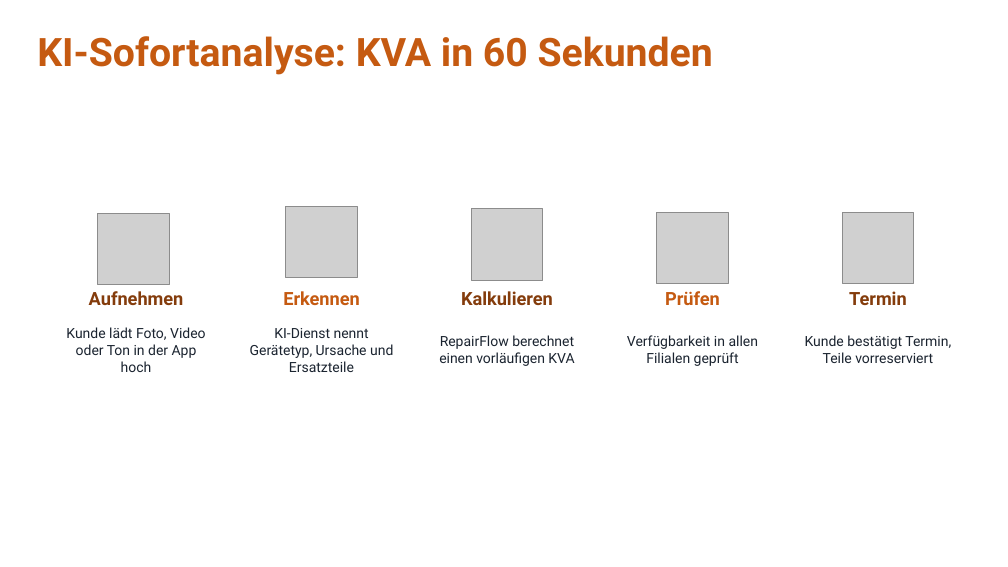
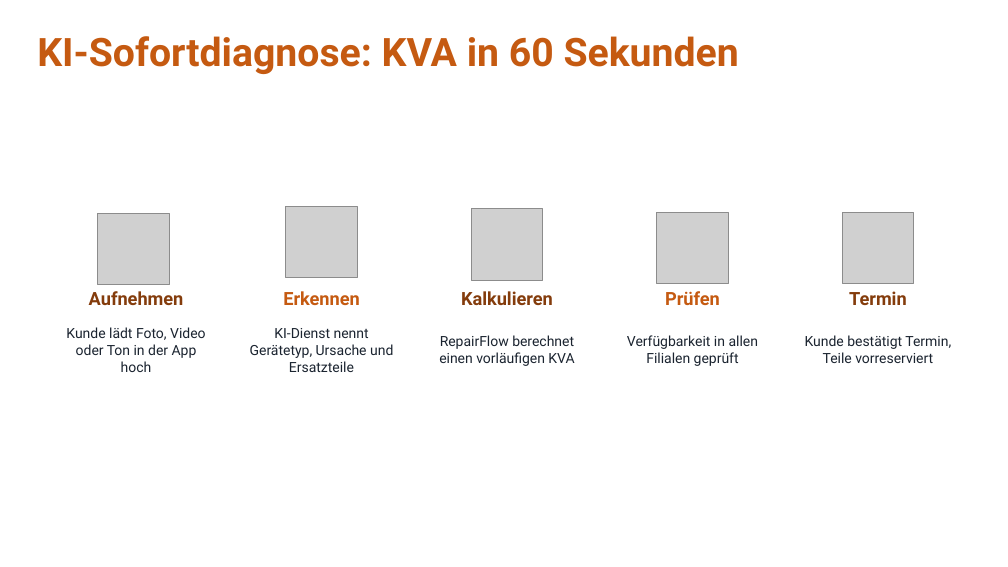
Before and after one commit to jakobschwan123-cmd/casestudy-semester-3, a slide deck: slide 19 of 4_praesentation/Abschlusspraesentation.pptx. Drawn at 1008x567 pixels with LibreOffice and Linux fonts; fonts in the diff are those of the drawing; grey boxes stand for pictures. Boxes give left, top, right and bottom in pixels: in the first picture for what was removed or moved away, otherwise in the second. Text is boxed around its words. In the diff, an @@ line names an element or a change of style, - is before the commit and + after.

```diff
--- a/4_praesentation/Abschlusspraesentation.pptx
+++ b/4_praesentation/Abschlusspraesentation.pptx
@@ text at [37,36,739,74]: text changed @@
-KI-Sofortanalyse: KVA in 60 Sekunden
+KI-Sofortdiagnose: KVA in 60 Sekunden
```
Also in this commit, not shown: 7 other slides changed, 14 other files.
